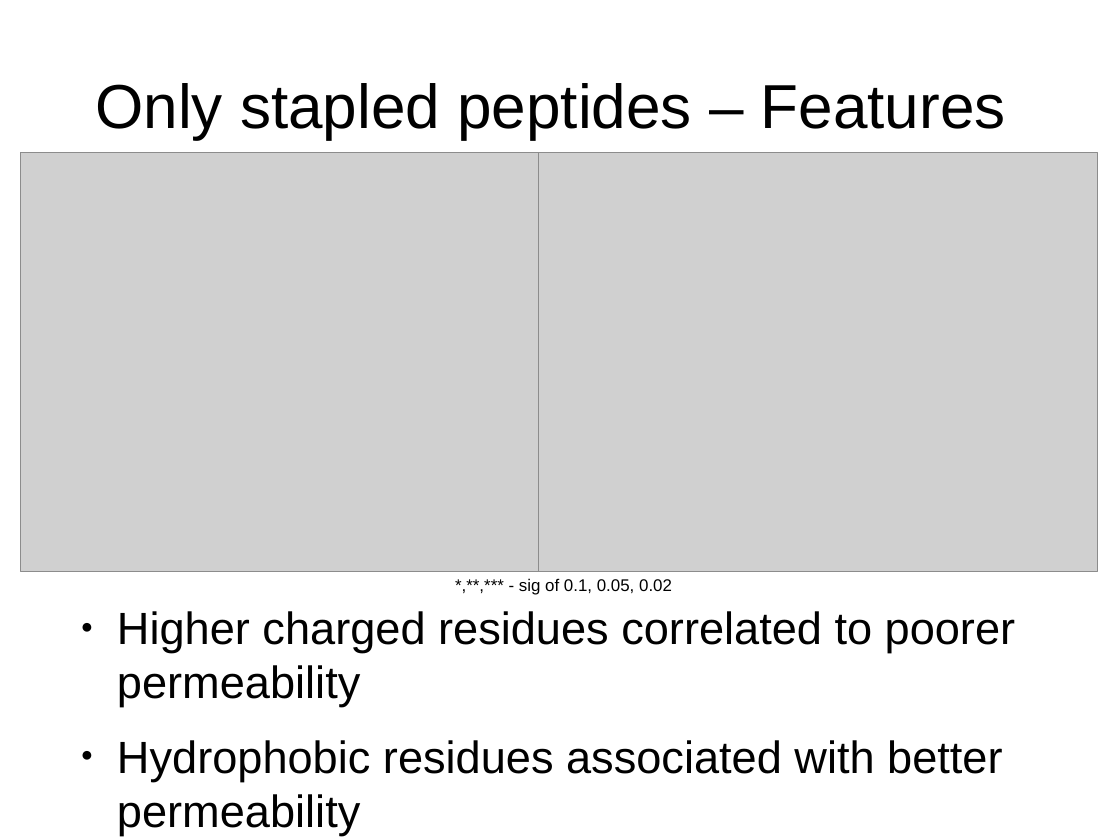
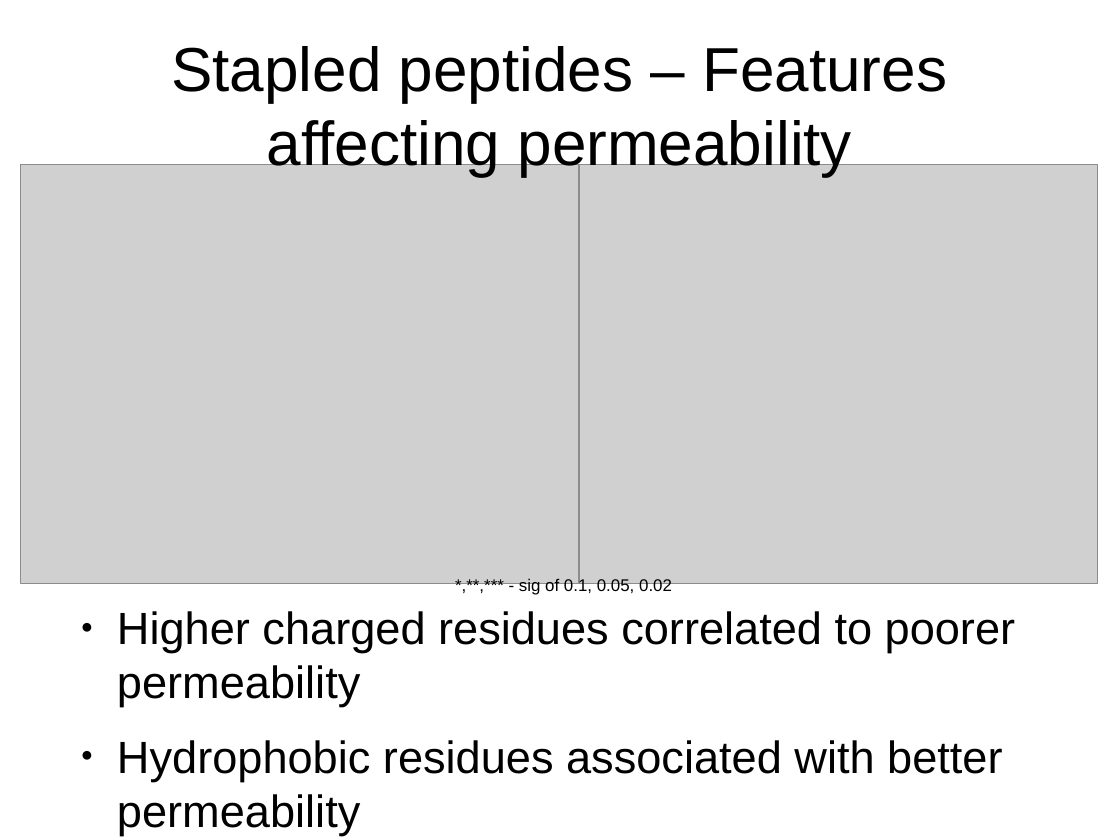
Before and after one commit to leexa90/Projects, a slide deck: slide 14 of toxicity/Final/Permability/all_seq/permaubility slides2.odp. Drawn at 1120x840 pixels with LibreOffice and Linux fonts; fonts in the diff are those of the drawing; grey boxes stand for pictures. Boxes give left, top, right and bottom in pixels: in the first picture for what was removed or moved away, otherwise in the second. Text is boxed around its words. In the diff, an @@ line names an element or a change of style, - is before the commit and + after.

```diff
--- a/toxicity/Final/Permability/all_seq/permaubility slides2.odp
+++ b/toxicity/Final/Permability/all_seq/permaubility slides2.odp
@@ title at (171, 46, 947, 177): text changed @@
-Only stapled peptides – Features
+Stapled peptides – Features affecting permeability
@@ picture: place and size @@
-picture at (20, 152, 579, 571)
+picture at (20, 165, 579, 583)
@@ picture: place and size @@
-picture at (539, 152, 1098, 571)
+picture at (539, 165, 1098, 583)
```
Also in this commit, not shown: 2 other slides changed, 1 slide added, 1 slide removed, 8 other files.
